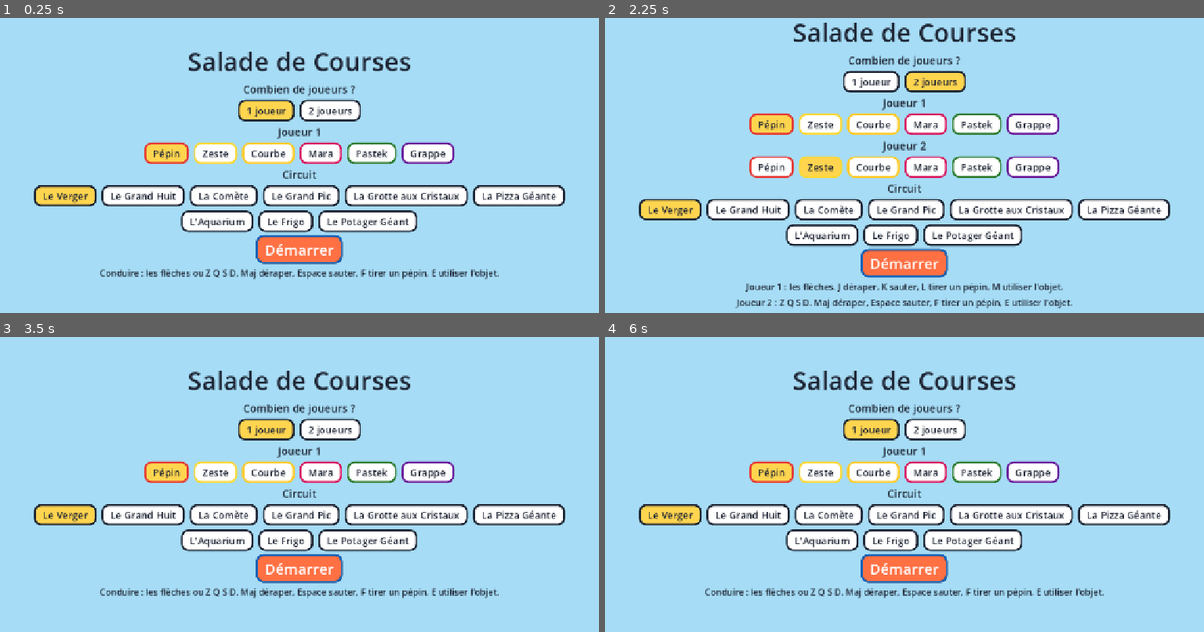
Above: before the commit, frames 1-4 (two rows, left to right).
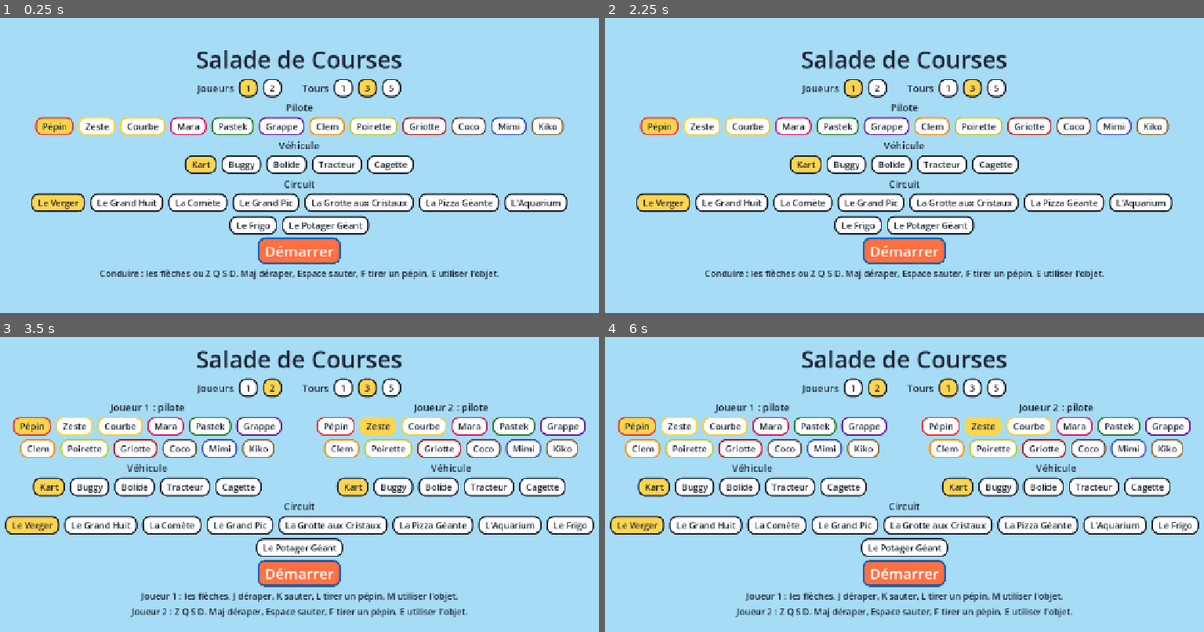
Above: after the commit, the same moments.

Repository: mariusortiz/salade-de-courses
Game: Godot game, scene res://main.tscn
The game is run twice, just before and just after one commit, with the same random seed, the same clock (stepped at 60 frames per second) and the same inputs.
Inputs (mouse positions are in pixels of both pictures, inside the frame that each line leads up to):
- Up to frame 1 (0.25 s): no input
- Up to frame 2 (2.25 s): click (868, 109) at 0.5 s, where only the run before the commit has a clickable "1 joueur"; click (850, 88) at 1.25 s, where only the run after the commit has a clickable "1"; click (934, 109) at 2 s, where only the run before the commit has a clickable "2 joueurs"
- Up to frame 3 (3.5 s): click (263, 401) at 2.75 s, where only the run before the commit has a clickable "1 joueur"
- Up to frame 4 (6 s): click (850, 387) at 3.5 s, where only the run after the commit has a clickable "1"; click (874, 407) at 4.25 s, where only the run after the commit has a clickable "2"; click (874, 387) at 5 s, where only the run after the commit has a clickable "2"; click (946, 387) at 5.75 s, where only the run after the commit has a clickable "1"

The runs differ from the first frame. In frame 1, 23% of the frame differs, in the area x 5-95%, y 10-89%; in frame 2, 26%; in frame 3, 35%; in frame 4, 35%, in the area x 0-100%, y 4-95%.

Commit message:
Ajoute six pilotes, cinq véhicules au choix et le nombre de tours dans le menu
Co-Authored-By: Claude <noreply@anthropic.com>

Diff:
--- a/donnees/pilotes.gd
+++ b/donnees/pilotes.gd
@@ -3,7 +3,7 @@
 #  Chaque pilote est un fruit avec son kart.
 #
 #    nom           le nom affiché dans le jeu
-#    forme         "ronde", "longue", "pointue" ou "grappe"
+#    forme         "ronde", "longue", "pointue", "poire" ou "grappe"
 #    motif         "uni", "rayures" ou "points" : le dessin sur la peau du fruit
 #    taille        1 = normal, 1.3 = gros, 0.8 = petit
 #    couleur       la couleur du fruit
@@ -16,6 +16,9 @@
 #    modele_taille    pour agrandir (2) ou rétrécir (0.5) le modèle
 #    modele_rotation  à changer (90, 180, 270) si le modèle regarde de travers
 #
+#  Il n'y a que NOMBRE_DE_KARTS karts par course (voir reglages.gd) : les joueurs, plus des
+#  pilotes tirés au hasard.
+#
 #  Astuce : un bon pilote n'a pas 5 partout. Ici le total fait 9 pour tout le monde.
 # ─────────────────────────────────────────────────────────────
 extends RefCounted
@@ -27,4 +30,10 @@
 	{"nom": "Mara", "forme": "pointue", "motif": "points", "taille": 1.0, "couleur": "#d81b60", "kart": "#fb8c00", "vitesse": 2, "acceleration": 3, "maniabilite": 4, "modele": "", "modele_taille": 1.0, "modele_rotation": 0},
 	{"nom": "Pastek", "forme": "ronde", "motif": "rayures", "taille": 1.3, "couleur": "#2e7d32", "kart": "#c62828", "vitesse": 5, "acceleration": 2, "maniabilite": 2, "modele": "", "modele_taille": 1.0, "modele_rotation": 0},
 	{"nom": "Grappe", "forme": "grappe", "motif": "uni", "taille": 0.9, "couleur": "#6a1b9a", "kart": "#00acc1", "vitesse": 3, "acceleration": 2, "maniabilite": 4, "modele": "", "modele_taille": 1.0, "modele_rotation": 0},
+	{"nom": "Clem", "forme": "ronde", "motif": "uni", "taille": 0.95, "couleur": "#fb8c00", "kart": "#3949ab", "vitesse": 3, "acceleration": 4, "maniabilite": 2, "modele": "", "modele_taille": 1.0, "modele_rotation": 0},
+	{"nom": "Poirette", "forme": "poire", "motif": "uni", "taille": 1.0, "couleur": "#c0ca33", "kart": "#6d4c41", "vitesse": 4, "acceleration": 3, "maniabilite": 2, "modele": "", "modele_taille": 1.0, "modele_rotation": 0},
+	{"nom": "Griotte", "forme": "ronde", "motif": "uni", "taille": 0.7, "couleur": "#b71c1c", "kart": "#f48fb1", "vitesse": 2, "acceleration": 3, "maniabilite": 4, "modele": "", "modele_taille": 1.0, "modele_rotation": 0},
+	{"nom": "Coco", "forme": "ronde", "motif": "uni", "taille": 1.2, "couleur": "#6d4c41", "kart": "#26a69a", "vitesse": 4, "acceleration": 1, "maniabilite": 4, "modele": "", "modele_taille": 1.0, "modele_rotation": 0},
+	{"nom": "Mimi", "forme": "ronde", "motif": "uni", "taille": 0.75, "couleur": "#3f51b5", "kart": "#ffca28", "vitesse": 1, "acceleration": 4, "maniabilite": 4, "modele": "", "modele_taille": 1.0, "modele_rotation": 0},
+	{"nom": "Kiko", "forme": "ronde", "motif": "points", "taille": 0.9, "couleur": "#8d6e3f", "kart": "#7cb342", "vitesse": 3, "acceleration": 2, "maniabilite": 4, "modele": "", "modele_taille": 1.0, "modele_rotation": 0},
 ]
--- a/donnees/reglages.gd
+++ b/donnees/reglages.gd
@@ -12,6 +12,8 @@
 const HERBE := 0.45           # vitesse sur l'herbe (0.45 = 45 % de la vitesse normale)
 const TURBO_FORCE := 1.6      # 1.6 = 60 % plus vite pendant un turbo
 const TURBO_DUREE := 1.5      # en secondes
+const NOMBRE_DE_KARTS := 6    # combien de karts au départ, joueurs compris
+const CHOIX_DE_TOURS := [1, 3, 5]  # les nombres de tours proposés dans le menu
 const NIVEAU_ORDIS := 0.9     # vitesse des karts de l'ordinateur (1 = aussi rapides que toi)
 
 # Le dérapage
--- /dev/null
+++ b/donnees/vehicules.gd
@@ -0,0 +1,21 @@
+# ─────────────────────────────────────────────────────────────
+#  LES VÉHICULES
+#  Chaque joueur choisit son véhicule dans le menu. Il prend la couleur de son pilote.
+#
+#    nom           le nom affiché dans le menu
+#    forme         "kart", "buggy", "bolide", "tracteur" ou "cagette"
+#                  (les formes sont fabriquées dans jeu/fruit.gd)
+#    vitesse, acceleration, maniabilite
+#                  ce que le véhicule ajoute (1) ou enlève (-1) aux points du pilote
+#
+#  Astuce : un bon véhicule donne autant qu'il enlève. Ici le total fait 0 pour tout le monde.
+# ─────────────────────────────────────────────────────────────
+extends RefCounted
+
+const VEHICULES := [
+	{"nom": "Kart", "forme": "kart", "vitesse": 0, "acceleration": 0, "maniabilite": 0},
+	{"nom": "Buggy", "forme": "buggy", "vitesse": -1, "acceleration": 0, "maniabilite": 1},
+	{"nom": "Bolide", "forme": "bolide", "vitesse": 1, "acceleration": 0, "maniabilite": -1},
+	{"nom": "Tracteur", "forme": "tracteur", "vitesse": -1, "acceleration": 1, "maniabilite": 0},
+	{"nom": "Cagette", "forme": "cagette", "vitesse": 0, "acceleration": -1, "maniabilite": 1},
+]
--- a/jeu/course.gd
+++ b/jeu/course.gd
@@ -5,6 +5,7 @@
 
 const Pilotes = preload("res://donnees/pilotes.gd")
 const Piste = preload("res://jeu/piste.gd")
+const Vehicules = preload("res://donnees/vehicules.gd")
 const Kart = preload("res://jeu/kart.gd")
 const R = preload("res://donnees/reglages.gd")
 
@@ -32,21 +33,27 @@
 var flaques: Array = []  # les flaques de jus sur la route
 
 
-func demarrer(circuit: Dictionary, humains: Array) -> void:
+# humains : les numéros des pilotes des joueurs. vehicules : le numéro du véhicule de chacun.
+# tours : 0 = le nombre de tours écrit dans le circuit.
+func demarrer(circuit: Dictionary, humains: Array, vehicules: Array = [], tours := 0) -> void:
 	piste = Piste.new()
 	add_child(piste)
 	piste.construire(circuit)
+	if tours > 0:
+		piste.tours = tours
 
 	# La grille de départ : deux par deux derrière la ligne, les joueurs au fond.
+	# Les ordinateurs sont tirés au hasard parmi les autres pilotes, avec un véhicule au hasard.
+	var autres: Array = range(Pilotes.PILOTES.size()).filter(func(i): return not humains.has(i))
+	autres.shuffle()
 	var grille: Array = []
-	for i in Pilotes.PILOTES.size():
-		if not humains.has(i):
-			grille.append([i, false])
-	for i in humains:
-		grille.append([i, true])
+	for i in autres.slice(0, maxi(0, R.NOMBRE_DE_KARTS - humains.size())):
+		grille.append([i, false, Vehicules.VEHICULES.pick_random()])
+	for j in humains.size():
+		grille.append([humains[j], true, Vehicules.VEHICULES[vehicules[j] if j < vehicules.size() else 0]])
 	for n in grille.size():
 		var kart := Kart.new()
-		kart.preparer(Pilotes.PILOTES[grille[n][0]], piste, grille[n][1])
+		kart.preparer(Pilotes.PILOTES[grille[n][0]], piste, grille[n][1], grille[n][2])
 		add_child(kart)
 		kart.placer(-4.0 - (n >> 1) * 4.0, -2.5 if n % 2 == 0 else 2.5)
 		kart.distance = kart.position_piste - piste.longueur
--- a/jeu/fruit.gd
+++ b/jeu/fruit.gd
@@ -1,9 +1,9 @@
 # Fabrique l'apparence d'un pilote : un fruit avec des bras et des jambes,
-# assis dans son kart. Tout est tourné vers l'avant du kart, c'est-à-dire vers -Z.
+# assis dans son véhicule (un kart, un buggy, un bolide, un tracteur ou une cagette). Tout est tourné vers l'avant du kart, c'est-à-dire vers -Z.
 extends RefCounted
 
 
-static func creer(pilote: Dictionary) -> Node3D:
+static func creer(pilote: Dictionary, vehicule: Dictionary = {}) -> Node3D:
 	var chemin: String = pilote.get("modele", "")
 	if chemin != "":
 		if ResourceLoader.exists(chemin):
@@ -14,14 +14,14 @@
 		push_warning("Modèle introuvable pour %s : %s. On garde les formes simples." % [pilote["nom"], chemin])
 
 	var kart := Node3D.new()
-	_kart(kart, Color(pilote["kart"]))
+	_kart(kart, Color(pilote["kart"]), vehicule.get("forme", "kart"))
 	_pilote(kart, pilote)
 	return kart
 
 
 # ── Le kart ──────────────────────────────────────────────────
 
-static func _kart(kart: Node3D, couleur: Color) -> void:
+static func _kart(kart: Node3D, couleur: Color, forme: String) -> void:
 	var peinture := _matiere(couleur)
 	peinture.metallic = 0.3
 	peinture.roughness = 0.3
@@ -29,67 +29,115 @@
 	var metal := _matiere(Color("#c3c9d4"))
 	metal.metallic = 0.9
 	metal.roughness = 0.25
-
-	# Le plancher, le nez et les deux pontons sur les côtés.
+	var bois := _matiere(Color("#c58b4e"))
+
+	# Ce que tous les véhicules ont : le plancher, le siège et le volant.
 	_ajouter(kart, _boite(Vector3(1.15, 0.12, 2.6)), sombre, Vector3(0, 0.3, 0))
-	var nez := _ajouter(kart, _capsule(0.42, 1.7), peinture, Vector3(0, 0.42, -0.75))
-	nez.rotation_degrees.x = 90
-	nez.scale = Vector3(1, 1, 0.6)
-	for x in [-0.62, 0.62]:
-		_ajouter(kart, _capsule(0.26, 1.5), peinture, Vector3(x, 0.42, 0.2)).rotation_degrees.x = 90
-
-	# Les pare-chocs.
-	for z in [-1.55, 1.45]:
-		_ajouter(kart, _capsule(0.08, 1.7), metal, Vector3(0, 0.32, z)).rotation_degrees.z = 90
-
-	# Le siège, le moteur et ses deux pots d'échappement.
 	_ajouter(kart, _boite(Vector3(0.85, 0.8, 0.14)), sombre, Vector3(0, 0.78, 0.82)).rotation_degrees.x = -12
-	_ajouter(kart, _boite(Vector3(0.7, 0.4, 0.45)), metal, Vector3(0, 0.52, 1.12))
-	for x in [-0.25, 0.25]:
-		_membre(kart, Vector3(x, 0.6, 1.25), Vector3(x, 0.85, 1.6), 0.07, sombre)
-
-	# L'aileron.
-	_ajouter(kart, _boite(Vector3(1.5, 0.06, 0.38)), peinture, Vector3(0, 1.12, 1.35))
-	for x in [-0.5, 0.5]:
-		_ajouter(kart, _boite(Vector3(0.06, 0.45, 0.06)), sombre, Vector3(x, 0.9, 1.35))
-		_ajouter(kart, _boite(Vector3(0.05, 0.3, 0.42)), peinture, Vector3(x * 1.5, 1.18, 1.35))
-
-	# Le volant.
 	_membre(kart, Vector3(0, 0.55, -0.6), Vector3(0, 0.95, -0.25), 0.04, metal)
 	var cercle := TorusMesh.new()
 	cercle.inner_radius = 0.15
 	cercle.outer_radius = 0.22
 	_ajouter(kart, cercle, sombre, Vector3(0, 0.97, -0.22)).rotation.x = 0.72
 
-	# Les roues. Celles de devant tournent avec le volant (voir kart.gd).
-	var pneu := CylinderMesh.new()
-	pneu.top_radius = 0.34
-	pneu.bottom_radius = 0.34
-	pneu.height = 0.32
-	var jante := CylinderMesh.new()
-	jante.top_radius = 0.19
-	jante.bottom_radius = 0.19
-	jante.height = 0.34
+	# Les roues : [rayon devant, rayon derrière, épaisseur, écart sur les côtés, z devant, z derrière]
+	var roues := [0.34, 0.34, 0.32, 0.84, -0.95, 0.85]
+	match forme:
+		"buggy":
+			roues = [0.5, 0.5, 0.42, 0.98, -1.0, 0.95]
+			var nez := _ajouter(kart, _capsule(0.4, 1.3), peinture, Vector3(0, 0.5, -0.8))
+			nez.rotation_degrees.x = 90
+			nez.scale = Vector3(1, 1, 0.7)
+			# L'arceau derrière le siège, avec ses deux phares.
+			for x: float in [-0.6, 0.6]:
+				_membre(kart, Vector3(x, 0.4, 1.15), Vector3(x * 0.9, 2.5, 0.95), 0.07, metal)
+				_membre(kart, Vector3(x * 0.9, 2.5, 0.95), Vector3(x, 0.5, -0.1), 0.06, metal)
+				_ajouter(kart, _boule(0.16), _matiere(Color("#fff59d")), Vector3(x * 0.5, 2.62, 0.9))
+			_membre(kart, Vector3(-0.54, 2.5, 0.95), Vector3(0.54, 2.5, 0.95), 0.07, metal)
+			# La roue de secours et les pare-chocs.
+			_ajouter(kart, _roue(0.42, 0.3), _matiere(Color("#1c1c1f")), Vector3(0, 0.95, 1.5)).rotation_degrees.x = 90
+			for z in [-1.6, 1.3]:
+				_ajouter(kart, _capsule(0.1, 1.9), metal, Vector3(0, 0.45, z)).rotation_degrees.z = 90
+		"bolide":
+			roues = [0.3, 0.4, 0.42, 0.9, -1.35, 0.9]
+			var nez := _ajouter(kart, _capsule(0.36, 2.6), peinture, Vector3(0, 0.4, -1.1))
+			nez.rotation_degrees.x = 90
+			nez.scale = Vector3(1, 1, 0.55)
+			_ajouter(kart, _boite(Vector3(2.1, 0.06, 0.45)), peinture, Vector3(0, 0.2, -2.3))  # l'aileron avant
+			for x: float in [-0.6, 0.6]:
+				_ajouter(kart, _capsule(0.22, 1.3), peinture, Vector3(x, 0.4, 0.3)).rotation_degrees.x = 90
+				_ajouter(kart, _boite(Vector3(0.06, 0.75, 0.5)), sombre, Vector3(x * 1.3, 1.1, 1.5))
+			_ajouter(kart, _boite(Vector3(1.7, 0.07, 0.5)), peinture, Vector3(0, 1.5, 1.5))  # le grand aileron arrière
+			_ajouter(kart, _capsule(0.3, 1.3), sombre, Vector3(0, 0.75, 1.25)).rotation_degrees.x = 90  # le moteur
+		"tracteur":
+			roues = [0.3, 0.66, 0.4, 0.95, -1.15, 0.7]
+			_ajouter(kart, _boite(Vector3(0.6, 0.5, 1.2)), peinture, Vector3(0, 0.62, -1.15))  # le capot
+			_ajouter(kart, _boite(Vector3(0.62, 0.3, 0.06)), sombre, Vector3(0, 0.6, -1.76))  # la calandre
+			_membre(kart, Vector3(0.18, 0.85, -1.4), Vector3(0.18, 1.7, -1.4), 0.07, sombre)  # la cheminée
+			for x: float in [-0.95, 0.95]:
+				_ajouter(kart, _boite(Vector3(0.5, 0.08, 1.5)), peinture, Vector3(x, 1.4, 0.7))  # les garde-boue
+			_ajouter(kart, _boite(Vector3(1.0, 0.5, 0.5)), peinture, Vector3(0, 0.6, 1.2))
+			_ajouter(kart, _boule(0.14), _matiere(Color("#ffb300")), Vector3(0, 1.3, 1.0))  # le gyrophare
+		"cagette":
+			roues = [0.3, 0.3, 0.12, 0.8, -0.95, 0.85]
+			# Une caisse en bois : deux planches de chaque côté, une devant, une derrière.
+			for x: float in [-0.66, 0.66]:
+				for y: float in [0.5, 0.82]:
+					_ajouter(kart, _boite(Vector3(0.07, 0.26, 2.7)), bois, Vector3(x, y, 0))
+			for z: float in [-1.35, 1.35]:
+				for y: float in [0.5, 0.82]:
+					_ajouter(kart, _boite(Vector3(1.39, 0.26, 0.07)), bois, Vector3(0, y, z))
+			_ajouter(kart, _boite(Vector3(1.39, 0.1, 0.09)), peinture, Vector3(0, 0.66, -1.38))  # une bande de couleur
+			# Le fanion à l'arrière.
+			_membre(kart, Vector3(0.55, 0.9, 1.3), Vector3(0.55, 2.3, 1.3), 0.03, metal)
+			_ajouter(kart, _boite(Vector3(0.03, 0.3, 0.5)), peinture, Vector3(0.55, 2.15, 1.55))
+		_:
+			# Le kart : un nez, deux pontons, les pare-chocs, le moteur, les pots et l'aileron.
+			var nez := _ajouter(kart, _capsule(0.42, 1.7), peinture, Vector3(0, 0.42, -0.75))
+			nez.rotation_degrees.x = 90
+			nez.scale = Vector3(1, 1, 0.6)
+			for x in [-0.62, 0.62]:
+				_ajouter(kart, _capsule(0.26, 1.5), peinture, Vector3(x, 0.42, 0.2)).rotation_degrees.x = 90
+			for z in [-1.55, 1.45]:
+				_ajouter(kart, _capsule(0.08, 1.7), metal, Vector3(0, 0.32, z)).rotation_degrees.z = 90
+			_ajouter(kart, _boite(Vector3(0.7, 0.4, 0.45)), metal, Vector3(0, 0.52, 1.12))
+			for x in [-0.25, 0.25]:
+				_membre(kart, Vector3(x, 0.6, 1.25), Vector3(x, 0.85, 1.6), 0.07, sombre)
+			_ajouter(kart, _boite(Vector3(1.5, 0.06, 0.38)), peinture, Vector3(0, 1.12, 1.35))
+			for x in [-0.5, 0.5]:
+				_ajouter(kart, _boite(Vector3(0.06, 0.45, 0.06)), sombre, Vector3(x, 0.9, 1.35))
+				_ajouter(kart, _boite(Vector3(0.05, 0.3, 0.42)), peinture, Vector3(x * 1.5, 1.18, 1.35))
+
+	# Les roues tournent, et celles de devant suivent le volant (voir kart.gd).
 	var gomme := _matiere(Color("#1c1c1f"))
 	gomme.roughness = 0.9
 	var jaune := _matiere(Color("#ffd54f"))
-	var roues: Array = []
+	var tournantes: Array = []
 	var directrices: Array = []
-	for z in [-0.95, 0.85]:
-		for x in [-0.84, 0.84]:
+	for devant in [true, false]:
+		var rayon: float = roues[0] if devant else roues[1]
+		for x: float in [-roues[3], roues[3]]:
 			var pivot := Node3D.new()
-			pivot.position = Vector3(x, 0.34, z)
+			pivot.position = Vector3(x, rayon, roues[4] if devant else roues[5])
 			kart.add_child(pivot)
 			var roue := Node3D.new()
 			pivot.add_child(roue)
-			_ajouter(roue, pneu, gomme, Vector3.ZERO).rotation_degrees.z = 90
-			_ajouter(roue, jante, jaune, Vector3.ZERO).rotation_degrees.z = 90
-			_ajouter(roue, _boite(Vector3(0.36, 0.5, 0.09)), metal, Vector3.ZERO)  # pour voir la roue tourner
-			roues.append(roue)
-			if z < 0.0:
+			_ajouter(roue, _roue(rayon, roues[2]), gomme, Vector3.ZERO).rotation_degrees.z = 90
+			_ajouter(roue, _roue(rayon * 0.56, roues[2] + 0.02), jaune, Vector3.ZERO).rotation_degrees.z = 90
+			_ajouter(roue, _boite(Vector3(roues[2] + 0.04, rayon * 1.5, 0.09)), metal, Vector3.ZERO)  # pour voir la roue tourner
+			tournantes.append(roue)
+			if devant:
 				directrices.append(pivot)
-	kart.set_meta("roues", roues)
+	kart.set_meta("roues", tournantes)
 	kart.set_meta("directrices", directrices)
+
+
+static func _roue(rayon: float, epaisseur: float) -> CylinderMesh:
+	var roue := CylinderMesh.new()
+	roue.top_radius = rayon
+	roue.bottom_radius = rayon
+	roue.height = epaisseur
+	return roue
 
 
 # ── Le fruit ─────────────────────────────────────────────────
@@ -145,6 +193,11 @@
 			_ajouter(fruit, _boule(0.3), peau, Vector3(0, 0.15, -0.42))  # le grain qui porte le visage
 			visage = Vector3(0, 0.15, -0.68)
 			haut = 0.7
+		"poire":
+			_ajouter(fruit, _boule(0.62), peau, Vector3(0, -0.1, 0))
+			_ajouter(fruit, _boule(0.42), peau, Vector3(0, 0.55, 0))
+			visage = Vector3(0, 0.0, -0.58)
+			haut = 0.95
 		_:
 			_ajouter(fruit, _boule(0.65), peau, Vector3.ZERO).scale = Vector3(1, 0.94, 1)
 
--- a/jeu/kart.gd
+++ b/jeu/kart.gd
@@ -68,16 +68,17 @@
 var hauteur_max := 0.0
 
 
-func preparer(le_pilote: Dictionary, la_piste: Node3D, est_humain: bool) -> void:
+func preparer(le_pilote: Dictionary, la_piste: Node3D, est_humain: bool, vehicule: Dictionary = {}) -> void:
 	pilote = le_pilote
 	piste = la_piste
 	humain = est_humain
 	auto = not est_humain
 
 	var niveau := 1.0 if humain else R.NIVEAU_ORDIS * randf_range(0.95, 1.03)
-	vmax = (26.0 + pilote["vitesse"] * 1.5) * niveau
-	acceleration = 12.0 + pilote["acceleration"] * 4.0
-	braquage = 1.5 + pilote["maniabilite"] * 0.25
+	# Les points du pilote, plus ou moins ceux de son véhicule.
+	vmax = (26.0 + (pilote["vitesse"] + vehicule.get("vitesse", 0)) * 1.5) * niveau
+	acceleration = 12.0 + (pilote["acceleration"] + vehicule.get("acceleration", 0)) * 4.0
+	braquage = 1.5 + (pilote["maniabilite"] + vehicule.get("maniabilite", 0)) * 0.25
 	cote = randf_range(-0.3, 0.3) * piste.largeur
 
 	boule = RigidBody3D.new()
@@ -97,7 +98,7 @@
 	add_child(boule)
 
 	visuel = Node3D.new()
-	modele = Fruit.creer(pilote)
+	modele = Fruit.creer(pilote, vehicule)
 	visuel.add_child(modele)
 	add_child(visuel)
 
--- a/jeu/main.gd
+++ b/jeu/main.gd
@@ -4,11 +4,12 @@
 const R = preload("res://donnees/reglages.gd")
 const Circuits = preload("res://donnees/circuits.gd")
 const Pilotes = preload("res://donnees/pilotes.gd")
+const Vehicules = preload("res://donnees/vehicules.gd")
 const Course = preload("res://jeu/course.gd")
 
 const ENCRE := Color("#1d2433")
 
-var choix := {"joueurs": 1, "pilotes": [0, 1], "circuit": 0}
+var choix := {"joueurs": 1, "pilotes": [0, 1], "vehicules": [0, 0], "circuit": 0, "tours": 3}
 var menu: Control
 var resultats: Control
 var course: Node
@@ -43,6 +44,8 @@
 		elif option.begins_with("--galerie="):
 			_galerie(option.trim_prefix("--galerie="))
 			return
+		elif option.begins_with("--vehicule="):
+			choix["vehicules"] = [int(option.trim_prefix("--vehicule=")), int(option.trim_prefix("--vehicule="))]
 		elif option.begins_with("--circuit="):
 			choix["circuit"] = int(option.trim_prefix("--circuit="))
 		elif option.begins_with("--joueurs="):
@@ -87,17 +90,36 @@
 	colonne.add_theme_constant_override("separation", 6)
 	centre.add_child(colonne)
 
-	_titre(colonne, R.TITRE, 52)
-	_titre(colonne, "Combien de joueurs ?", 22)
-	_rangee(colonne, ["1 joueur", "2 joueurs"], choix["joueurs"] - 1, func(i): choix["joueurs"] = i + 1)
-
+	_titre(colonne, R.TITRE, 48)
+
+	# Sur la même ligne : le nombre de joueurs et le nombre de tours.
+	var ligne := HBoxContainer.new()
+	ligne.alignment = BoxContainer.ALIGNMENT_CENTER
+	ligne.add_theme_constant_override("separation", 10)
+	colonne.add_child(ligne)
+	_titre(ligne, "Joueurs", 20)
+	_boutons(ligne, ["1", "2"], choix["joueurs"] - 1, func(i): choix["joueurs"] = i + 1)
+	_titre(ligne, "      Tours", 20)
+	_boutons(ligne, R.CHOIX_DE_TOURS.map(func(t): return str(t)), R.CHOIX_DE_TOURS.find(choix["tours"]), func(i): choix["tours"] = R.CHOIX_DE_TOURS[i])
+
+	# Chaque joueur choisit son pilote et son véhicule. À deux, les joueurs sont côte à côte.
 	var noms: Array = Pilotes.PILOTES.map(func(p): return p["nom"])
 	var couleurs: Array = Pilotes.PILOTES.map(func(p): return Color(p["couleur"]))
+	var joueurs := HBoxContainer.new()
+	joueurs.alignment = BoxContainer.ALIGNMENT_CENTER
+	joueurs.add_theme_constant_override("separation", 30)
+	colonne.add_child(joueurs)
+	var largeur := 1180 if choix["joueurs"] == 1 else 590
 	for j in choix["joueurs"]:
-		_titre(colonne, "Joueur %d" % (j + 1), 22)
-		_rangee(colonne, noms, choix["pilotes"][j], func(i): choix["pilotes"][j] = i, couleurs)
-
-	_titre(colonne, "Circuit", 22)
+		var bloc := VBoxContainer.new()
+		bloc.add_theme_constant_override("separation", 6)
+		joueurs.add_child(bloc)
+		_titre(bloc, "Joueur %d : pilote" % (j + 1) if choix["joueurs"] == 2 else "Pilote", 20)
+		_rangee(bloc, noms, choix["pilotes"][j], func(i): choix["pilotes"][j] = i, couleurs, largeur)
+		_titre(bloc, "Véhicule", 20)
+		_rangee(bloc, Vehicules.VEHICULES.map(func(v): return v["nom"]), choix["vehicules"][j], func(i): choix["vehicules"][j] = i, [], largeur)
+
+	_titre(colonne, "Circuit", 20)
 	_rangee(colonne, Circuits.CIRCUITS.map(func(c): return c["nom"]), choix["circuit"], func(i): choix["circuit"] = i)
 
 	var demarrer := _bouton("Démarrer", Color("#ff7043"), ENCRE, 30)
@@ -139,21 +161,26 @@
 	parent.add_child(titre)
 
 
-func _rangee(parent: Control, noms: Array, actif: int, au_clic: Callable, bords: Array = []) -> void:
+func _rangee(parent: Control, noms: Array, actif: int, au_clic: Callable, bords: Array = [], largeur := 1180) -> void:
 	# Quand il y a trop de boutons pour une seule ligne, ils passent à la ligne suivante.
 	var rangee := HFlowContainer.new()
 	rangee.alignment = FlowContainer.ALIGNMENT_CENTER
-	rangee.custom_minimum_size.x = 1180
+	rangee.custom_minimum_size.x = largeur
 	rangee.add_theme_constant_override("h_separation", 10)
 	rangee.add_theme_constant_override("v_separation", 8)
 	parent.add_child(rangee)
+	_boutons(rangee, noms, actif, au_clic, bords)
+
+
+# Ajoute une série de boutons : celui qui est choisi est en jaune.
+func _boutons(parent: Control, noms: Array, actif: int, au_clic: Callable, bords: Array = []) -> void:
 	for i in noms.size():
 		var fond := Color("#ffd54f") if i == actif else Color.WHITE
-		var bouton := _bouton(noms[i], fond, bords[i] if not bords.is_empty() else ENCRE, 20)
+		var bouton := _bouton(noms[i], fond, bords[i] if not bords.is_empty() else ENCRE, 18)
 		bouton.pressed.connect(func():
 			au_clic.call(i)
 			_montrer_menu())
-		rangee.add_child(bouton)
+		parent.add_child(bouton)
 
 
 func _bouton(texte: String, fond: Color, bord: Color, taille: int) -> Button:
@@ -163,11 +190,11 @@
 	var style := StyleBoxFlat.new()
 	style.bg_color = fond
 	style.border_color = bord
-	style.set_border_width_all(4)
+	style.set_border_width_all(3)
 	style.set_corner_radius_all(14)
-	style.set_content_margin_all(8)
-	style.content_margin_left = 18
-	style.content_margin_right = 18
+	style.set_content_margin_all(6)
+	style.content_margin_left = 14
+	style.content_margin_right = 14
 	var survol: StyleBoxFlat = style.duplicate()
 	survol.bg_color = fond.darkened(0.08)
 	var focus: StyleBoxFlat = style.duplicate()
@@ -202,7 +229,7 @@
 	var humains: Array = choix["pilotes"].slice(0, choix["joueurs"])
 	if choix["joueurs"] == 2 and humains[0] == humains[1]:
 		humains[1] = (humains[0] + 1) % Pilotes.PILOTES.size()  # pas deux fois le même fruit
-	course.demarrer(Circuits.CIRCUITS[choix["circuit"]], humains)
+	course.demarrer(Circuits.CIRCUITS[choix["circuit"]], humains, choix["vehicules"], choix["tours"])
 	_jouer(Circuits.CIRCUITS[choix["circuit"]].get("musique", ""))
 
 
@@ -273,13 +300,13 @@
 	piste.construire(Circuits.CIRCUITS[0])
 	var depart: Transform3D = piste.repere(20.0)
 	for i in Pilotes.PILOTES.size():
-		var fruit: Node3D = preload("res://jeu/fruit.gd").creer(Pilotes.PILOTES[i])
-		fruit.transform = depart.translated_local(Vector3((i % 3 - 1) * 3.4, 0, -(i / 3) * 4.5)).rotated_local(Vector3.UP, PI + (i % 3 - 1) * 0.35)
+		var fruit: Node3D = preload("res://jeu/fruit.gd").creer(Pilotes.PILOTES[i], Vehicules.VEHICULES[i % Vehicules.VEHICULES.size()])
+		fruit.transform = depart.translated_local(Vector3((i % 4 - 1.5) * 3.3, 0, -(i / 4) * 5.0)).rotated_local(Vector3.UP, PI + (i % 4 - 1.5) * 0.3)
 		add_child(fruit)
 	var camera := Camera3D.new()
 	camera.fov = 50.0
 	add_child(camera)
-	camera.global_position = depart * Vector3(0, 3.2, 8.5)
+	camera.global_position = depart * Vector3(0, 5.0, 9.5)
 	camera.look_at(depart * Vector3(0, 0.8, -2.0))
 	await get_tree().create_timer(1.0).timeout
 	get_viewport().get_texture().get_image().save_png(fichier)
